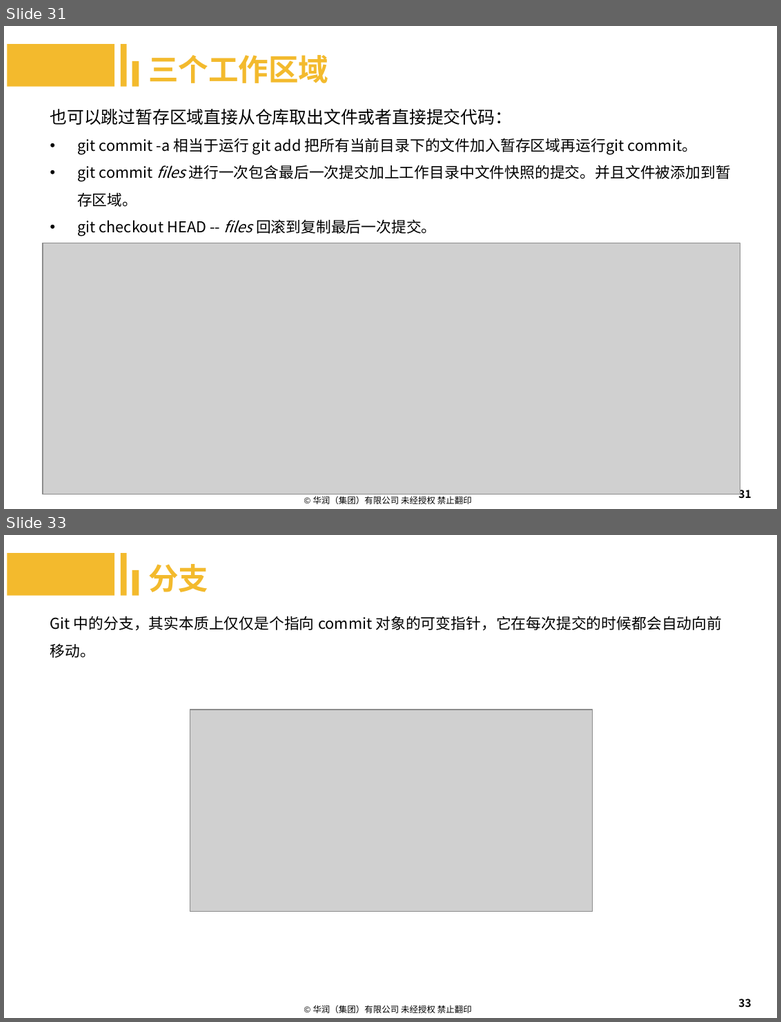
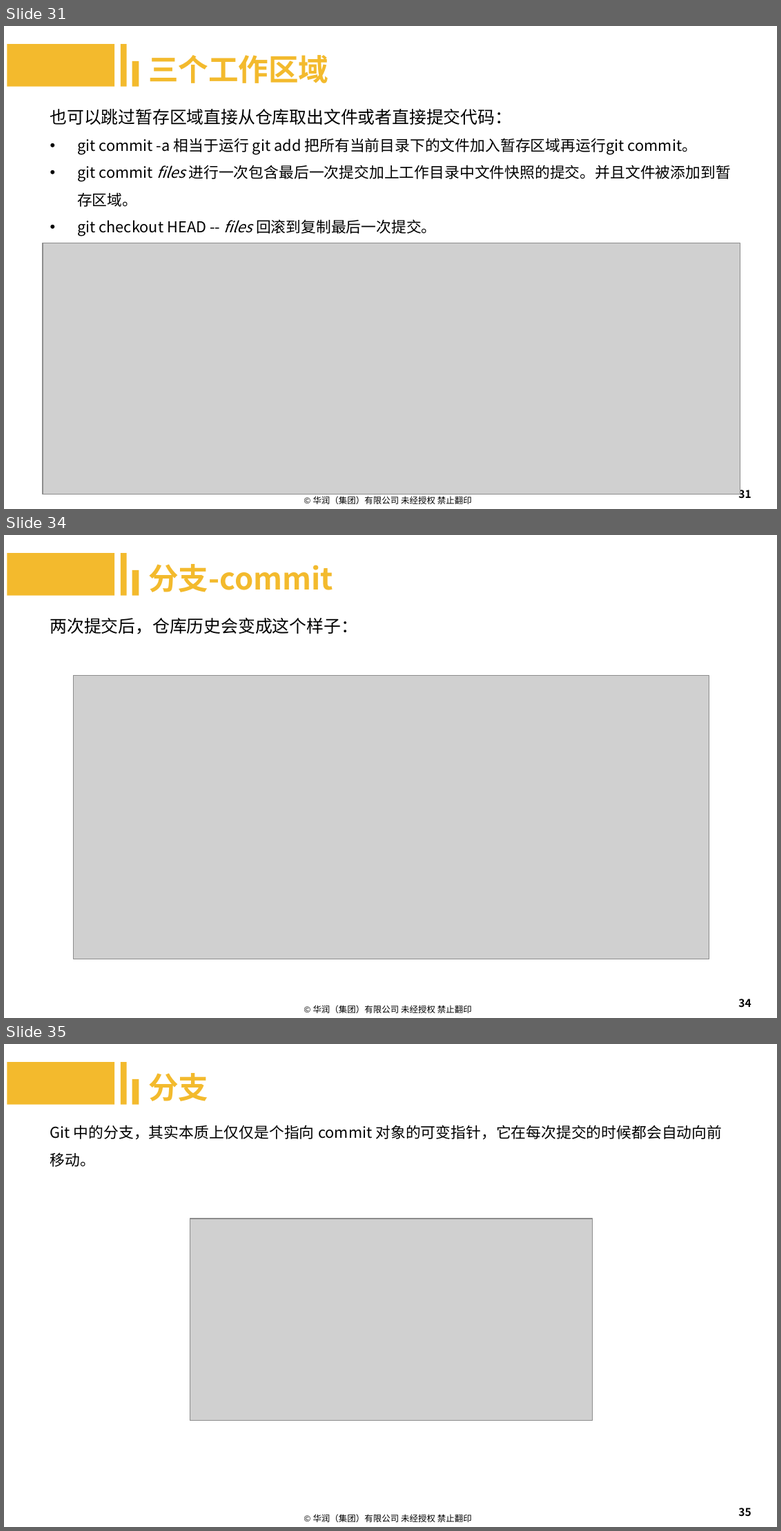
Before and after one commit to machenzhao/git-present, a slide deck: Git.pptx. Shown one above the other, each under a label of ours: slides 31 and 33 before the commit, slides 31, 34 and 35 after it; the slides between them are not shown. The pictures are 781x1022 and 781x1531 pixels, drawn with LibreOffice and Linux fonts; fonts in the diff are those of the drawing; grey boxes stand for pictures; background and template pictures are left out. Boxes give left, top, right and bottom in pixels: in the first picture for what was removed or moved away, otherwise in the second. Text is boxed around its words. In the diff, an @@ line names an element or a change of style, - is before the commit and + after.

```diff
--- a/Git.pptx
+++ b/Git.pptx
@@ slide 34 added at <box>4,535,777,1018</box>, background #FFFFFF; not listed: 1 template element that a slide beside it also shows @@
@@ rectangle added at <box>7,553,114,595</box>, fill #F3BA2D @@
@@ rectangle added at <box>121,553,127,595</box>, fill #F3BA2D @@
@@ rectangle added at <box>132,571,139,596</box>, fill #F3BA2D @@
@@ text added at <box>148,564,332,592</box>, 28 pt, text #F3BA2D, bold @@
+分支-commit
@@ text added at <box>50,618,358,634</box>, 16 pt, text #000000 @@
+两次提交后，仓库历史会变成这个样子：
@@ picture added at <box>74,676,708,959</box> @@
@@ page number added at <box>738,999,751,1008</box>, 10 pt, text #000000 @@
+34
@@ what was slide 33 is now slide 35 @@
@@ page number at <box>738,1508,751,1517</box>: text changed @@
-33
+35
```
Also in this commit, not shown: 5 slides changed, 27 other slides added, 1 slide removed.
